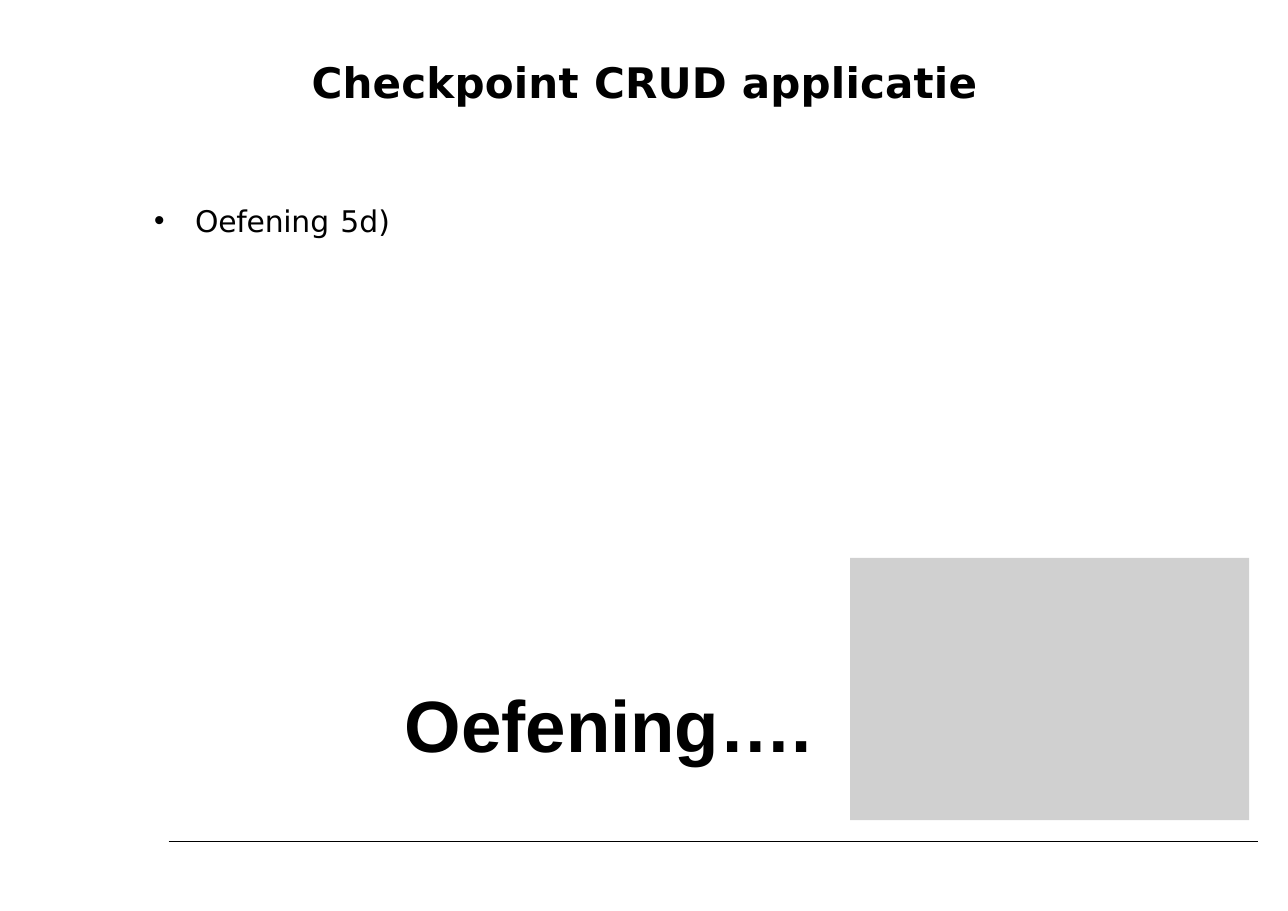
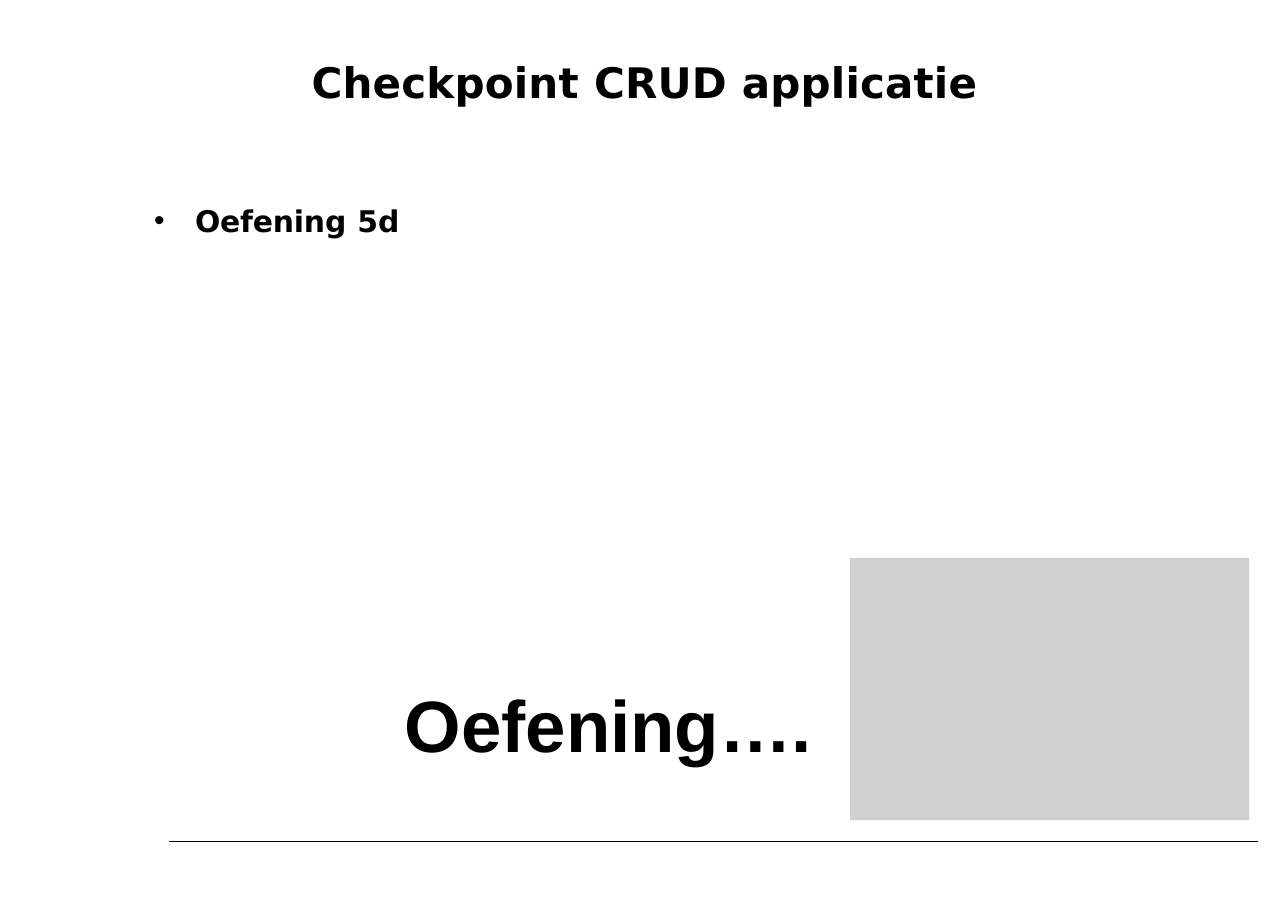
Before and after one commit to petereijgermans11/workshop-angular7, a slide deck: slide 43 of PPT/03- Angular Service.pptx (slide 45 before the commit). Drawn at 1288x911 pixels with LibreOffice and Linux fonts; fonts in the diff are those of the drawing; grey boxes stand for pictures. Boxes give left, top, right and bottom in pixels: in the first picture for what was removed or moved away, otherwise in the second. Text is boxed around its words. In the diff, an @@ line names an element or a change of style, - is before the commit and + after.

```diff
--- a/PPT/03- Angular Service.pptx
+++ b/PPT/03- Angular Service.pptx
@@ text at (195,209,399,238): text changed; bold on @@
-• Oefening 5d)
+• Oefening 5d
```
Also in this commit, not shown: 6 other slides changed, 2 slides added, 6 other files.
